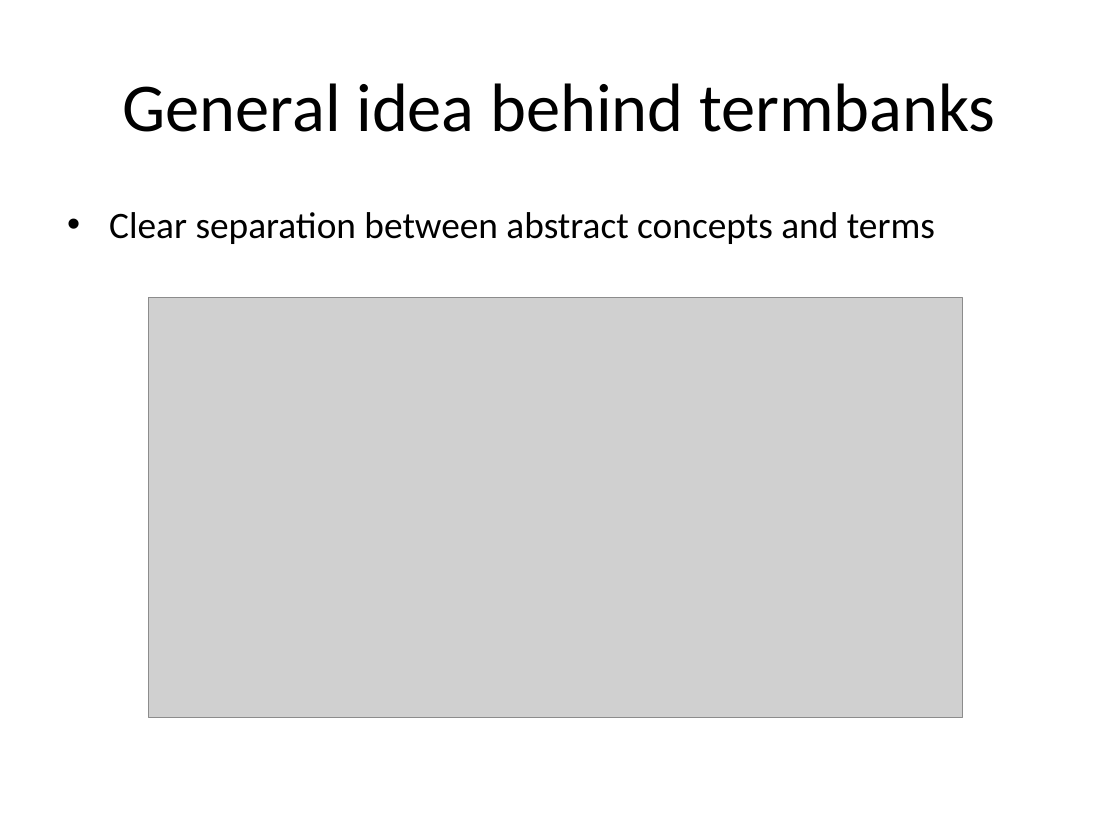
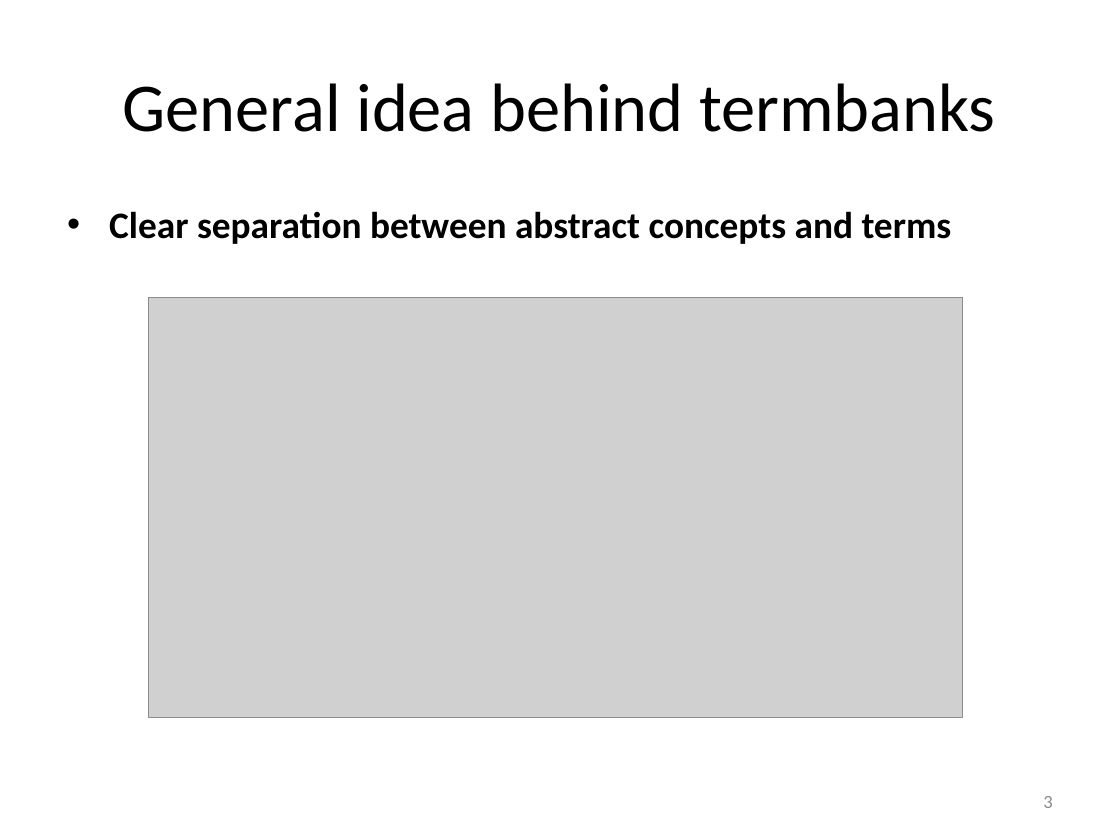
Before and after one commit to liderproject/tbx2rdfservice, a slide deck: slide 3 of slides.pptx. Drawn at 1120x840 pixels with LibreOffice and Linux fonts; fonts in the diff are those of the drawing; grey boxes stand for pictures. Boxes give left, top, right and bottom in pixels: in the first picture for what was removed or moved away, otherwise in the second. Text is boxed around its words. In the diff, an @@ line names an element or a change of style, - is before the commit and + after.

```diff
--- a/slides.pptx
+++ b/slides.pptx
@@ text "Clear separation between abstract concepts ..." at (109,211,952,244): bold on @@
@@ page number added at (1043,796,1052,808), 12 pt, text #8C8C8C @@
+3
```
Also in this commit, not shown: 5 other slides changed, 24 slides added, 2 slides removed, 3 other files.
